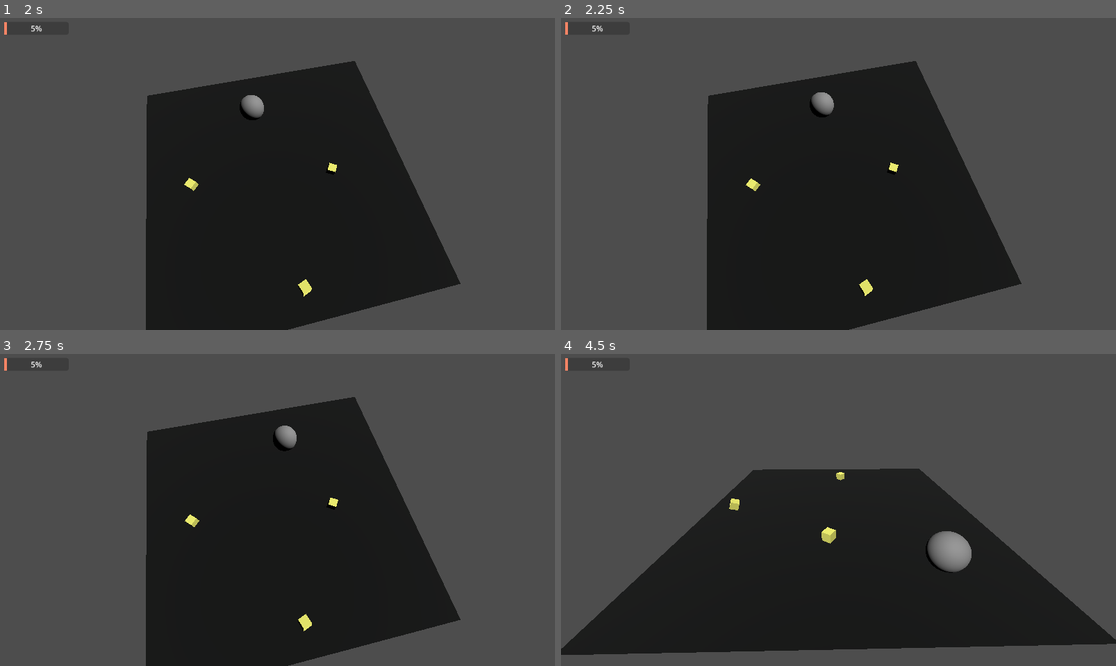
Above: before the commit, frames 1-4 (two rows, left to right).
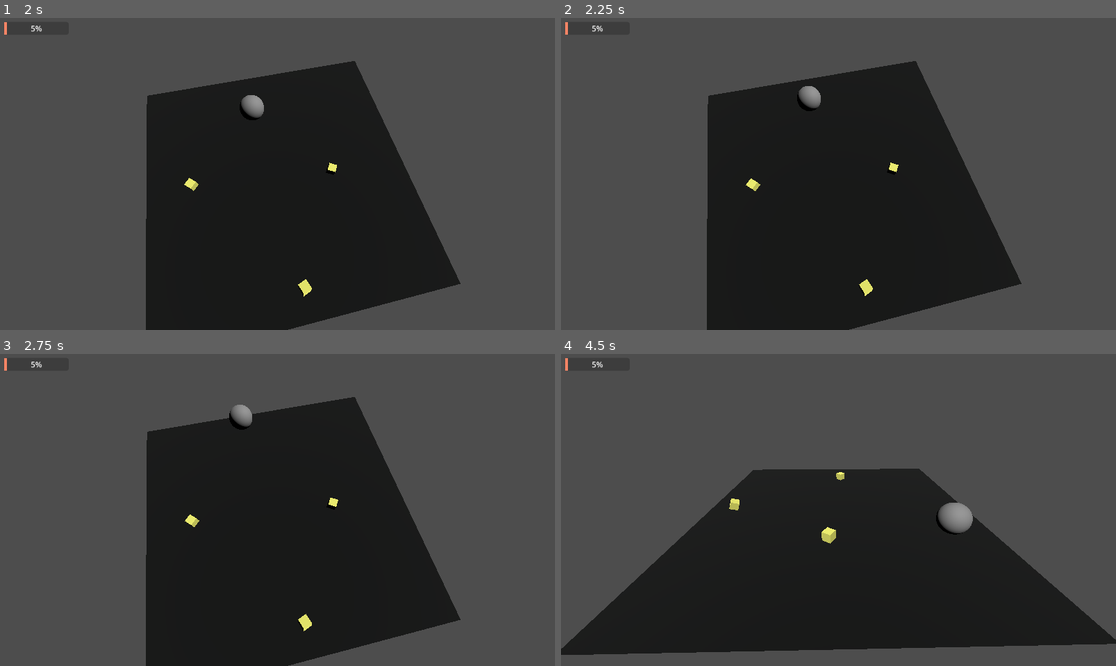
Above: after the commit, the same moments.

Repository: motionnblur/3d-prototype-godot
Game: Godot game, scene res://scenes/node_3d.tscn
The game is run twice, just before and just after one commit, with the same random seed, the same clock (stepped at 60 frames per second) and the same inputs. The project has no main scene, so this scene is started directly.
Inputs (mouse positions are in pixels of both pictures, inside the frame that each line leads up to):
- Up to frame 1 (2 s): move the mouse to (399, 158) at 0.52 s; press the mouse at (399, 158) at 0.53 s; move the mouse to (166, 189) at 1.27 s; release the mouse at (166, 189) at 1.28 s; right-click (166, 189) at 1.35 s
- Up to frame 2 (2.25 s): move the mouse to (894, 105) at 2.02 s; press the mouse at (894, 105) at 2.03 s
- Up to frame 3 (2.75 s): no input
- Up to frame 4 (4.5 s): move the mouse to (810, 572) at 2.77 s; release the mouse at (810, 572) at 2.78 s; right-click (810, 572) at 2.85 s; move the mouse to (1005, 556) at 3.52 s; press the mouse at (1005, 556) at 3.53 s; move the mouse to (672, 463) at 4.27 s; release the mouse at (672, 463) at 4.28 s; right-click (672, 463) at 4.35 s

Frame 1 is identical in both runs. In frame 2, 0.4% of the frame differs, in the area x 42-50%, y 21-32%; in frame 3, 0.5%; in frame 4, 1.3%, in the area x 65-75%, y 47-71%.

Commit message:
Move by click works

Diff:
--- a/scripts/sphere.gd
+++ b/scripts/sphere.gd
@@ -3,8 +3,10 @@
 
 @export var speed: float
 var collided: bool = false
-var gotoPos: Vector3 = Vector3.ZERO
+var gotoPos = []
 var leftPressed: bool = false
+var currentPosIndis = 0;
+var lock1: bool = false;
 
 func _input(event: InputEvent) -> void:
 	if event.is_action_pressed("Left_Click"):
@@ -31,15 +33,23 @@
 
 			var pos = raycast_result.position
 			pos.y = position.y
-			gotoPos = pos
 
-	if gotoPos != Vector3.ZERO:
-		transform.origin = transform.origin.move_toward(gotoPos, delta*2)
+			gotoPos.append(pos)
+
+	if currentPosIndis < gotoPos.size() && currentPosIndis != gotoPos.size():
+		if gotoPos[currentPosIndis] != Vector3.ZERO && gotoPos[currentPosIndis] != transform.origin:
+			transform.origin = transform.origin.move_toward(gotoPos[currentPosIndis], delta*2)
+		else:
+			if currentPosIndis <= gotoPos.size():
+				currentPosIndis += 1
 
 
+
+
+
+#########################################################################################
 func _on_body_shape_entered(body_rid: RID, body: Node, body_shape_index: int, local_shape_index: int) -> void:
 	collided = true
-
 
 func _on_area_3d_area_entered(area: Area3D) -> void:
 	area.queue_free()
